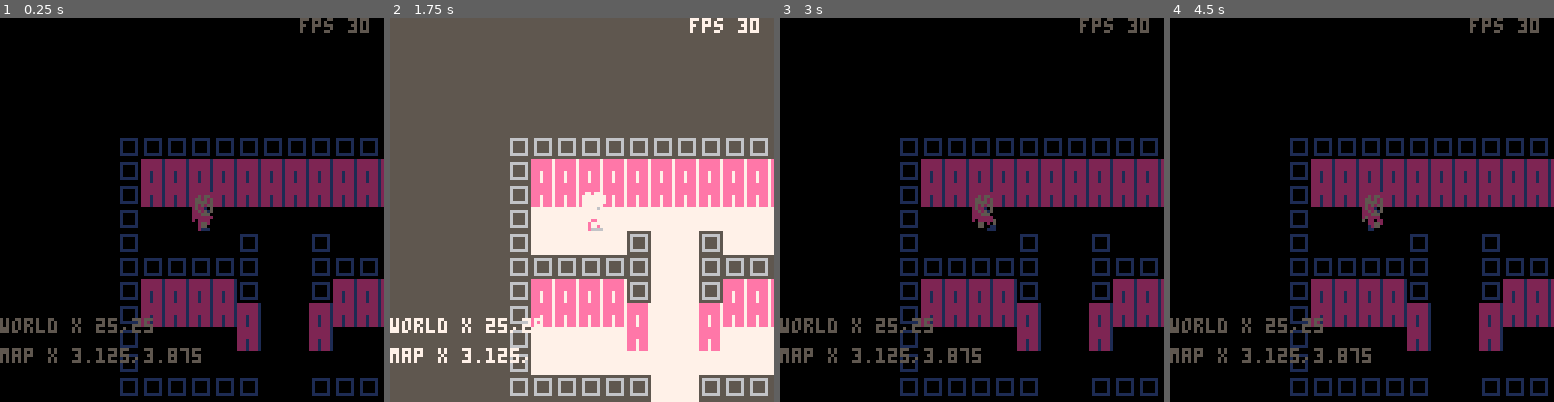
Above: before the commit, frames 1-4 (left to right).
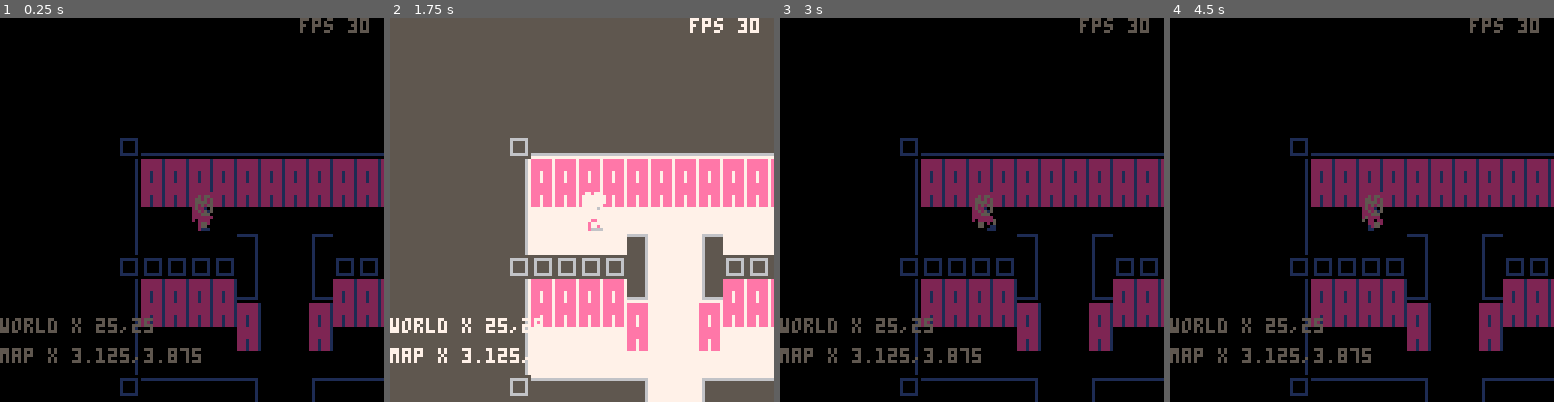
Above: after the commit, the same moments.

Repository: SuperIzzo/of-ineffable-nature
Game: PICO-8 cartridge tempart.p8
The game is run twice, just before and just after one commit, with the same random seed, the same clock (stepped at 60 frames per second) and the same inputs.
Inputs:
- Up to frame 1 (0.25 s): no input
- Up to frame 2 (1.75 s): tap O (Z key) at 0.33, 0.7, 1.43 s
- Up to frame 3 (3 s): hold Left 1.97-2.37 s; tap O (Z key) at 2.22 s; hold Down 2.42-2.82 s; hold Right from 2.87 s (still down)
- Up to frame 4 (4.5 s): tap O (Z key) at 3.1, 3.98 s; release Right at 3.53 s; hold Up 3.58-4.08 s; hold Right from 4.13 s (still down)

The runs differ from the first frame. In frame 1, 2.9% of the frame differs, in the area x 31-100%, y 31-100%; in frame 2, 4.7%; in frame 3, 2.9%; in frame 4, 2.9%.

Commit message:
Outlines and doors pass (all rooms should now have doors)

Diff:
--- a/tempart.p8
+++ b/tempart.p8
@@ -848,38 +848,38 @@
 0000000000000000000000000000000000000000000000000000000000000000000000000000000000000000000000000000000000000000000000000000000040404040404000004000404040404000404040404040404040400040404040404040404040404040400000000040004000000000000040404040400000004000
 0000000000000000000000000000000000000000000000000000000000000000000000000000000000000000000000000000000000000000000000000000000000000000000000000000000000000000000000000000000000000000000000000000000000000000000000000000000000000000000000000000000000000000
 __map__
-6767676767676767676767676767000000000000000000000000000000000000000000000000000000000000000000000067676767676767676767676767670000000000000000000000000000000000000000000000000000000000000000000000000000000000000000000000000000000000000000000000000000000000
-6740404040404040404040404067000000000000000000000000000000000000000000000000000000000000000000000067404040404040404040404040670000000000000000000000000000000000000000000000000000000000000000000000000000000000000000000000000000000000000000000000000000000000
-6740404040404040404040404067000000000000000000000000000000000000000000000000000000000000000000000067404040404040404040404040670000000000000000000000000000000000000000000000000000000000000000000000000000000000000000000000000000000000000000000000000000000000
-6741414141414141414141414167000000000000000000000000000000000000000000000000000000000000000000000067414141414141414141414141670000000000000000000000000000000000000000000000000000000000000000000000000000000000000000000000000000000000000000000000000000000000
-6741414141674141674141414167677777777777777777676777777777777777777777777777676767676767676767000067414141414141414141414141670000000000000000000000000000000000000000000000000000000000000000000000000000000000000000000000000000000000000000000000000000000000
-6767676767674141676767676767686c6c554a4a545555666855554a5445544a4a5455544554666740404040404067000067414167676767676767676767670000000000000000006767676767676767676767676767676767676767676767670000000000000000000000000000000000000000000000000000000000000000
-6740404040674141674040404067687d7d454a4a555555767855644a6464644a4a5555644b4b666740404040404067000067414167676767676767676767676767676767676767676740404040404040404040404040406767404040404040670000000000000000000000000000000000000000000000000000000000000000
-6740404040404141404040404067687d7d4d7474707170455470717170717070744d4d74646a666741414141414167000067414140404040404040404040676740404040404040676740404040404040404040404040406767404040404040670000000000000000000000000000000000000000000000000000000000000000
-67414141414041414041414141676874747474717170716464707071717071746d4d4d747474666741414141414167000067414140404040404040404040676740404040404040676741414141414141414141414141416767414141414141670000000000000000000000000000000000000000000000000000000000000000
-6741414141414141414141414167687474747070717071707071707071717474747474747474666741414141414167000067414141414141414141414141676741414141414141676741414141414141414141414141416767414141414141670000000000000000000000000000000000000000000000000000000000000000
-6767676767674141676767676767675757575870565757575757575757575757575757575757676767676741676767000067414141414141414141414141676741414141414141676741414141414141414141414141416767414141414141670000000000000000000000000000000000000000000000000000000000000000
-6767676767674141676767676767676767777777777777777777777777777777777777777777777777777777777767000067414141414141414141414141676741414141414141676741414141414141414141414141416767414141414141670000000000000000000000000000000000000000000000000000000000000000
-6740404040404141404040404040404040404040404040404040404040404040404040404040404040404041404067000067676767676767676767676767676741414141414141676767676767676767676767676767676767676767416767670000000000000000000000000000000000000000000000000000000000000000
-6740404040404141404040404040404040404040404040404040404040404040404040404040404040404041404067000067676767676767676767676767676741414141414141676767676767676767676767676767676767676767416767670000000000000000000000000000000000000000000000000000000000000000
-6741414141414141414141414141414141414141414141414141414141414141414141414141414141414141414167000068404040404040404040404040404041414141414141404040404040404040404040404040404040404040414040670000000000000000000000000000000000000000000000000000000000000000
-6741414141414141414141414141414141414141414141414141414141414141414141414141414141414141414167000068404040404040404040404040404041414141414141404040404040404040404040404040404040404040414040670000000000000000000000000000000000000000000000000000000000000000
-6775417574754175417475417541747541754174754175417475417541747541754174754175417475417541747567000068414141414141414141414141414141414141414141414141414141414141414141414141414141414141414141670000000000000000000000000000000000000000000000000000000000000000
-676767676767676767676767676767676767676767676767670e0e0e67676767676767676767676767676767676767000068414141414141414141414141414141414141414141414141414141414141414141414141414141414141414141670000000000000000000000000000000000000000000000000000000000000000
-000000000000676767676767676767676700000000000000670e0e0e67000000000000000000676767676767676767000068754175747541754174754175417475417541747541754174754175417475417541747541754174754175417475670000000000000000000000000000000000000000000000000000000000000000
-000000000000674040404040404040406700000000000000670e0e0e670000000000000000006740404040404040670000675757575757575757575758675657575757575757676767670e0e0e67670f0f0f67676767676767676767676767670000000000000000000000000000000000000000000000000000000000000000
-00000000000067404040404040404040670000000000000067000000670000000000000000006740404040404040670000677777777777777777777777777777776700000000000000670e0e0e67670f0f0f67000000006767676767676767670000000000000000000000000000000000000000000000000000000000000000
-00000000000067414141414141414141670000000000000000000000000000000000000000006741414141414141670000686c555555545e5454546b544954456c6600000000000000670e0e0e676700000067000000006740404040404040670000000000000000000000000000000000000000000000000000000000000000
-00000000000067414141414141414141670000000000000000000000000000000000000000006741414141414141670000687c6c6c6c6464476564646459656c7c660000000000000067000000676700000067000000006740404040404040670000000000000000000000000000000000000000000000000000000000000000
-00000000000067414141414141414141670000000000000000000000000000000000000000006741414141414141670000687c7c7d7d7f744d747474747474627d660000000000000000000000000000000000000000006741414141414141670000000000000000000000000000000000000000000000000000000000000000
-0000000000006767676767676767676767000000000000000000000000000000000000000000676767676767676767000068747474747474747474747474747474660000000000000000000000000000000000000000006741414141414141670000000000000000000000000000000000000000000000000000000000000000
-0000000000000000000000000000000000000000000000000000000000000000000000000000000000000000000000000068746d4d747474747474746d5d6d7474660000000000000000000000000000000000000000006741414141414141670000000000000000000000000000000000000000000000000000000000000000
-0000000000000000000000000000000000000000000000000000000000000000000000000000000000000000000000000068744d4d74747474747474747474747f660000000000000000000000000000000000000000006767676767676767670000000000000000000000000000000000000000000000000000000000000000
+6777777777777777777777777767000000000000000000000000000000000000000000000000000000000000000000000067777777777777777777777777670000000000000000000000000000000000000000000000000000000000000000000000000000000000000000000000000000000000000000000000000000000000
+6840404040404040404040404066000000000000000000000000000000000000000000000000000000000000000000000068404040404040404040404040660000000000000000000000000000000000000000000000000000000000000000000000000000000000000000000000000000000000000000000000000000000000
+6840404040404040404040404066000000000000000000000000000000000000000000000000000000000000000000000068404040404040404040404040660000000000000000000000000000000000000000000000000000000000000000000000000000000000000000000000000000000000000000000000000000000000
+6841414141414141414141414166000000000000000000000000000000000000000000000000000000000000000000000068414141414141414141414141660000000000000000000000000000000000000000000000000000000000000000000000000000000000000000000000000000000000000000000000000000000000
+6841414141584141564141414166677777777777777777676777777777777777777777777777676777777777777767000068414141414141414141414141660000000000000000000000000000000000000000000000000000000000000000000000000000000000000000000000000000000000000000000000000000000000
+6767676767684141666767676767686c6c554a4a545555666855554a5445544a4a5455544554666840404040404066000068414156575757575757575757670000000000000000006777777777777777777777777777776767777777777777670000000000000000000000000000000000000000000000000000000000000000
+6840404040784141764040404066687d7d454a4a555555767855644a6464644a4a5555644b4b666840404040404066000068414176777777777777777777676777777777777777676840404040404040404040404040406668404040404040660000000000000000000000000000000000000000000000000000000000000000
+6840404040404141404040404066687d7d4d7474707170455470717170717070744d4d74646a666841414141414166000068414140404040404040404040666840404049404040666840404040404040404040404040406668404040404040660000000000000000000000000000000000000000000000000000000000000000
+68414141414041414041414141666874747474717170716464707071717071746d4d4d747474666841414141414166000068414140404040404040404040666840404059404040666841414141414141414141414141416668414141414141660000000000000000000000000000000000000000000000000000000000000000
+6841414141414141414141414166687474747070717071707071707071717474747474747474666841414141414166000068414141414141414141414141666841414141414141666841414141414141414141414141416668414141414141660000000000000000000000000000000000000000000000000000000000000000
+6757575757584141565757575767675757575870565757575757575757575757575757575757676757575841565767000068414141414141414141414141666841414141414141666841414141414141414141414141416668414141414141660000000000000000000000000000000000000000000000000000000000000000
+6777777777784141767777777777777777777777777777777777777777777777777777777777777777777777777767000068414141414141414141414141666841414141414141666841414141414141414141414141416668414141414141660000000000000000000000000000000000000000000000000000000000000000
+6840404040404141404040404040404040404040404040404040404040404040404040404040404040404049404066000067575757575841565757575757676841414141414141666757584156575757575757575757576767575758415657670000000000000000000000000000000000000000000000000000000000000000
+6840404040404141404040404040404040404040404040404040404040404040404040404040404040404059404066000067777777777777777777777777777841414141414141767777777777777777777777777777777777777777777777670000000000000000000000000000000000000000000000000000000000000000
+6841414141414141414141414141414141414141414141414141414141414141414141414141414141414141414166000068404040404049404040404040404041414141414141404040404940404040404040404040404040404040494040660000000000000000000000000000000000000000000000000000000000000000
+6841414141414141414141414141414141414141414141414141414141414141414141414141414141414141414166000068404040404059404040404040404041414141414141404040405940404040404040404040404040404040594040660000000000000000000000000000000000000000000000000000000000000000
+6875417574754175417475417541747541754174754175417475417541747541754174754175417475417541747566000068414141414141414141414141414141414141414141414141414141414141414141414141414141414141414141660000000000000000000000000000000000000000000000000000000000000000
+675757575757575757575841565757575757575757575757580e0e0e56575757575757575757575758415657575767000068414141414141414141414141414141414141414141414141414141414141414141414141414141414141414141660000000000000000000000000000000000000000000000000000000000000000
+000000000000677777777777777777776700000000000000680e0e0e66000000000000000000677777777777777767000068754175747541754174754175417475417541747541754174754175417475417541747541754174754175417475660000000000000000000000000000000000000000000000000000000000000000
+000000000000684040404040404040406600000000000000680e0e0e660000000000000000006840404940404040660000675757575757575757575758415657575757575757575757580e0e0e56580f0f0f56575757575757584156575757670000000000000000000000000000000000000000000000000000000000000000
+00000000000068404040404040404040660000000000000068000000660000000000000000006840405940404040660000677777777777777777777777777777776700000000000000680e0e0e66680f0f0f66000000006777777777777777670000000000000000000000000000000000000000000000000000000000000000
+00000000000068414141414141414141660000000000000000000000000000000000000000006841414141414141660000686c555555545e5454546b544954456c6600000000000000680e0e0e666800000066000000006840404940404040660000000000000000000000000000000000000000000000000000000000000000
+00000000000068414141414141414141660000000000000000000000000000000000000000006841414141414141660000687c6c6c6c6464476564646459656c7c660000000000000068000000666800000066000000006840405940404040660000000000000000000000000000000000000000000000000000000000000000
+00000000000068414141414141414141660000000000000000000000000000000000000000006841414141414141660000687c7c7d7d7f744d747474747474627d660000000000000000000000000000000000000000006841414141414141660000000000000000000000000000000000000000000000000000000000000000
+0000000000006757575757575757575767000000000000000000000000000000000000000000675757575757575767000068747474747474747474747474747474660000000000000000000000000000000000000000006841414141414141660000000000000000000000000000000000000000000000000000000000000000
+0000000000000000000000000000000000000000000000000000000000000000000000000000000000000000000000000068746d4d747474747474746d5d6d7474660000000000000000000000000000000000000000006841414141414141660000000000000000000000000000000000000000000000000000000000000000
+0000000000000000000000000000000000000000000000000000000000000000000000000000000000000000000000000068744d4d74747474747474747474747f660000000000000000000000000000000000000000006757575757575757670000000000000000000000000000000000000000000000000000000000000000
 0000000077770000777700000000000000000000000000000000000000000000000000000000000000000000000000000067575757575757575757575757575757670000000000000000000000000000000000000000000000000000000000000000000000000000000000000000000000000000000000000000000000000000
 677777784b4b76784b4b7677776700000000000000000000000000000000000000000000000000000000000000000000000000004a0000004a00000000004a0000000000000000000000000000000000000000000000000000000000000000000000000000000000000000000000000000000000000000000000000000000000
-68504e504c4c6c6c5b4c50505066000000000000000000000000000000000000000000000000000000000000000000000000000000000000000000000000000000006700000067000000000000000000000000000000000000000000000000000000000000000000000000000000000000000000000000000000000000000000
-6860606075757c7c7575616b6c6667676767676767676767676767676767676767676767676767677777777777776700000000000000000000000000000000000000670e0e0e67000000000000000000000000000000000000000000000000000000000000000000000000000000000000000000000000000000000000000000
-686e5d7575757c7c7575754d7d666740404040404040404040404040404040404040404040406768554a55554a456600000000000000676767676767676767676767670e0e0e67000000000000000000000000000000000000000000000000000000000000000000000000000000000000000000000000000000000000000000
-
-
-
+68504e504c4c6c6c5b4c50505066000000000000000000000000000000000000000000000000000000000000000000000000000000000000000000000000000000006800000066000000000000000000000000000000000000000000000000000000000000000000000000000000000000000000000000000000000000000000
+6860606075757c7c7575616b6c6667777777777777777777777777777777777777777777777767677777777777776700000000000000000000000000000000000000680e0e0e66000000000000000000000000000000000000000000000000000000000000000000000000000000000000000000000000000000000000000000
+686e5d7575757c7c7575754d7d666840404040404040404040404040404040404040404040406668554a55554a456600000000000000677777777777777777777777780e0e0e66000000000000000000000000000000000000000000000000000000000000000000000000000000000000000000000000000000000000000000
+
+
+
Not shown, changed: 32 lines of the sprite sheet (__gfx__) section of tempart.p8
